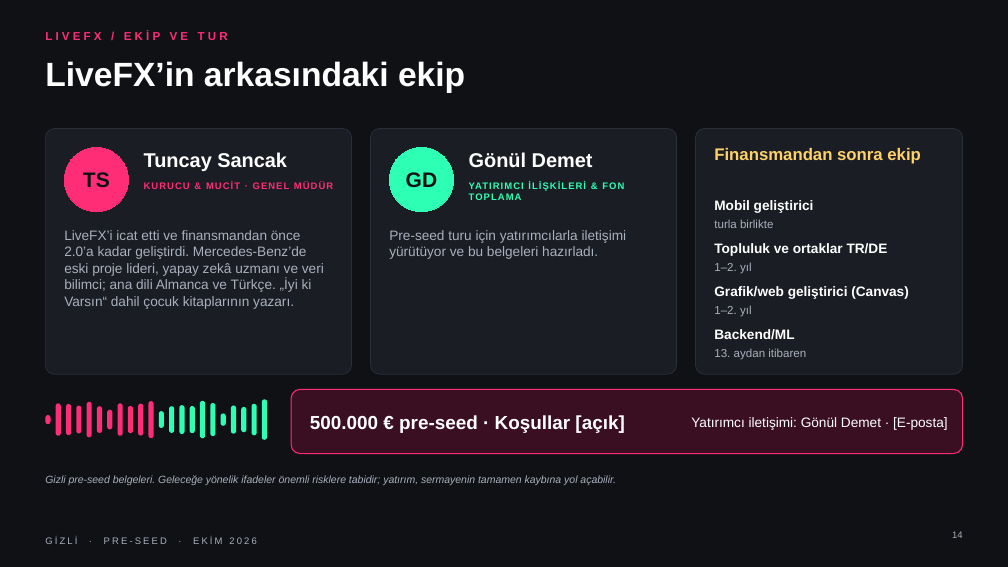
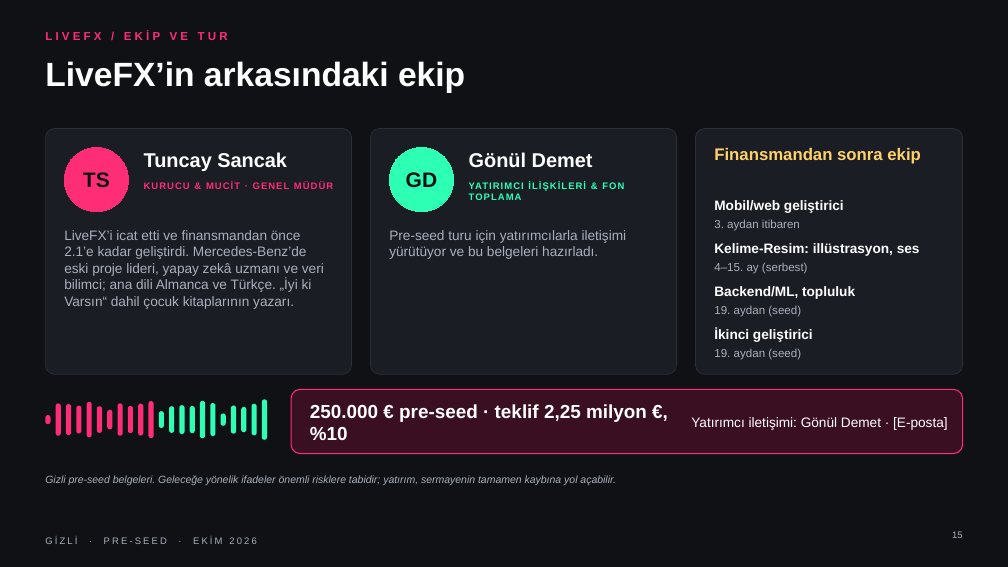
Before and after one commit to fatmaku/Notion, a slide deck: slide 15 of investor/LiveFX_Investor_Deck_TR.pptx (slide 14 before the commit). Drawn at 1008x567 pixels with LibreOffice and Linux fonts; fonts in the diff are those of the drawing. Boxes give left, top, right and bottom in pixels: in the first picture for what was removed or moved away, otherwise in the second. Text is boxed around its words. In the diff, an @@ line names an element or a change of style, - is before the commit and + after.

```diff
--- a/investor/LiveFX_Investor_Deck_TR.pptx
+++ b/investor/LiveFX_Investor_Deck_TR.pptx
@@ text at box(714, 200, 844, 213): text changed @@
-Mobil geliştirici
+Mobil/web geliştirici
@@ text at box(64, 230, 324, 309): text changed @@
-LiveFX’i icat etti ve finansmandan önce 2.0’a kadar geliştirdi. Mercedes-Benz’de eski proje lideri, yapay zekâ uzmanı ve veri bilimci; ana dili Almanca ve Türkçe. „İyi ki Varsın“ dahil çocuk kitaplarının yazarı.
+LiveFX’i icat etti ve finansmandan önce 2.1’e kadar geliştirdi. Mercedes-Benz’de eski proje lideri, yapay zekâ uzmanı ve veri bilimci; ana dili Almanca ve Türkçe. „İyi ki Varsın“ dahil çocuk kitaplarının yazarı.
@@ text at box(714, 219, 800, 231): text changed @@
-turla birlikte
+3. aydan itibaren
@@ text at box(714, 243, 920, 256): text changed @@
-Topluluk ve ortaklar TR/DE
+Kelime-Resim: illüstrasyon, ses
@@ text at box(714, 263, 808, 274): text changed @@
-1–2. yıl
+4–15. ay (serbest)
@@ text at box(714, 286, 855, 299): text changed @@
-Grafik/web geliştirici (Canvas)
+Backend/ML, topluluk
@@ text at box(714, 305, 801, 317): text changed @@
-1–2. yıl
+19. aydan (seed)
@@ text at box(714, 328, 813, 342): text changed @@
-Backend/ML
+İkinci geliştirici
@@ text at box(714, 348, 801, 360): text changed @@
-13. aydan itibaren
+19. aydan (seed)
@@ text at box(310, 404, 647, 440): text changed @@
-500.000 € pre-seed · Koşullar [açık]
+250.000 € pre-seed · teklif 2,25 milyon €, %10
@@ page number at box(952, 531, 963, 538): text changed @@
-14
+15
```
Also in this commit, not shown: 8 other slides changed, 2 slides added, 1 slide removed, 36 other files.
